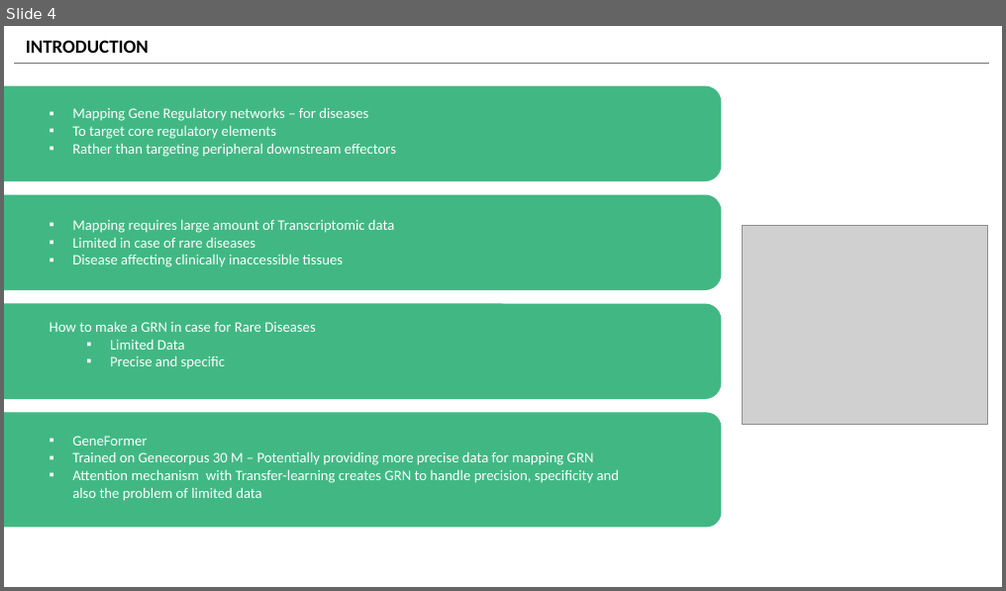
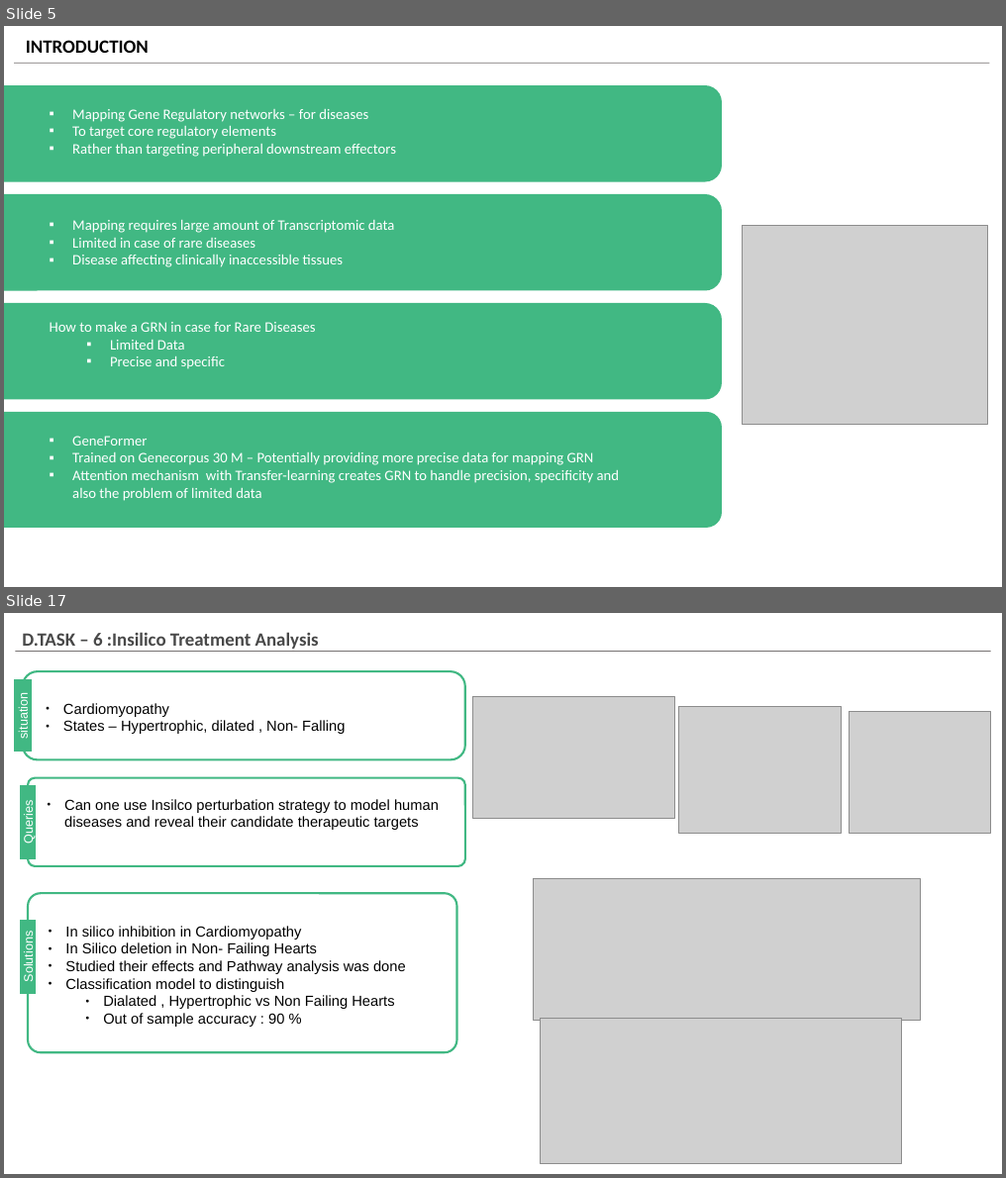
Before and after one commit to v-dev688/presentations, a slide deck: GENEFOREMER.pptx. Shown one above the other, each under a label of ours: slide 4 before the commit, slides 5 and 17 after it; the slides between them are not shown. The pictures are 1006x591 and 1006x1178 pixels, drawn with LibreOffice and Linux fonts; fonts in the diff are those of the drawing; grey boxes stand for pictures. Boxes give left, top, right and bottom in pixels: in the first picture for what was removed or moved away, otherwise in the second. Text is boxed around its words. In the diff, an @@ line names an element or a change of style, - is before the commit and + after.

```diff
--- a/GENEFOREMER.pptx
+++ b/GENEFOREMER.pptx
@@ slide 17 added at (4, 613, 1002, 1174), background #FFFFFF @@
@@ text added at (22, 632, 319, 652), 18 pt, text #484848, bold @@
+D.TASK – 6 :Insilico Treatment Analysis
@@ line added from (15, 652) to (991, 652), #767171 0.75 pt @@
@@ rounded rectangle added at (23, 671, 465, 760), fill #FFFFFF, outline #41B883 2 pt @@
@@ rectangle added at (15, 680, 31, 752), fill #41B883, outline #41B883 2 pt, 12 pt, text #FFFFFF @@
+situation
@@ picture added at (473, 696, 675, 818) @@
@@ text added at (63, 703, 345, 734), 14 pt, text #000000 @@
+● Cardiomyopathy
+● States – Hypertrophic, dilated , Non- Falling
@@ picture added at (679, 707, 842, 833) @@
@@ picture added at (849, 711, 991, 833) @@
@@ rectangle added at (21, 786, 34, 859), fill #41B883, outline #41B883 2 pt, 12 pt, text #FFFFFF @@
+Queries
@@ rounded rectangle added at (28, 777, 465, 866), fill #FFFFFF, outline #41B883 2 pt @@
@@ text added at (64, 799, 439, 830), 14 pt, text #000000 @@
+● Can one use Insilco perturbation strategy to model human diseases and reveal their candidate therapeutic targets
@@ picture added at (534, 878, 921, 1020) @@
@@ rounded rectangle added at (28, 894, 456, 1054), fill #FFFFFF, outline #41B883 2 pt @@
@@ rectangle added at (21, 921, 34, 993), fill #41B883, outline #41B883 2 pt, 12 pt, text #FFFFFF @@
+Solutions
@@ text added at (65, 926, 406, 1027), 14 pt, text #000000 @@
+● In silico inhibition in Cardiomyopathy
+● In Silico deletion in Non- Failing Hearts
+● Studied their effects and Pathway analysis was done
+● Classification model to distinguish
+  ● Dialated , Hypertrophic vs Non Failing Hearts
+  ● Out of sample accuracy : 90 %
@@ picture added at (540, 1019, 902, 1164) @@
@@ what was slide 4 is now slide 5 @@
@@ slide 5 changed as well @@
@@ line (14, 63) - (990, 63): stroke #767171 0.5 pt to #767171 0.75 pt @@
@@ outline #41B883 1 pt to #41B883 2 pt; proportions changed in 3 elements at (4, 86, 721, 181), (4, 195, 721, 289), (4, 304, 721, 399) @@
@@ rounded rectangle at (4, 413, 721, 527): outline #41B883 1 pt to #41B883 2 pt @@
@@ text "GeneFormer" rewrapped from (43, 428, 635, 524) to (72, 436, 619, 501) @@
```
Also in this commit, not shown: 6 other slides changed, 11 other slides added, 7 slides removed.
